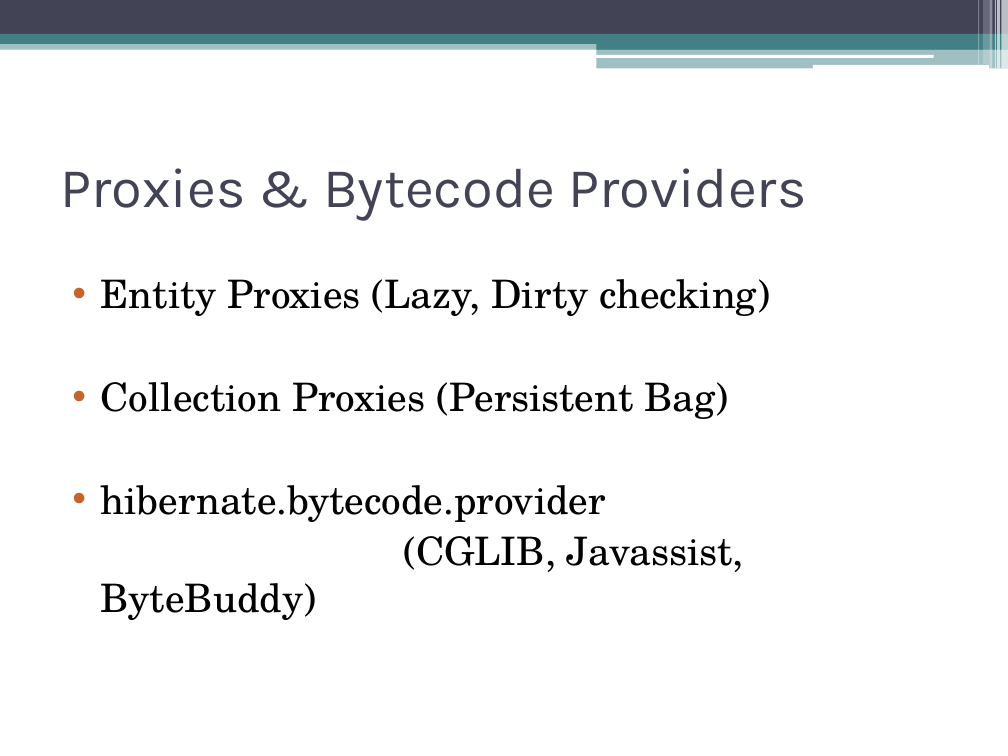
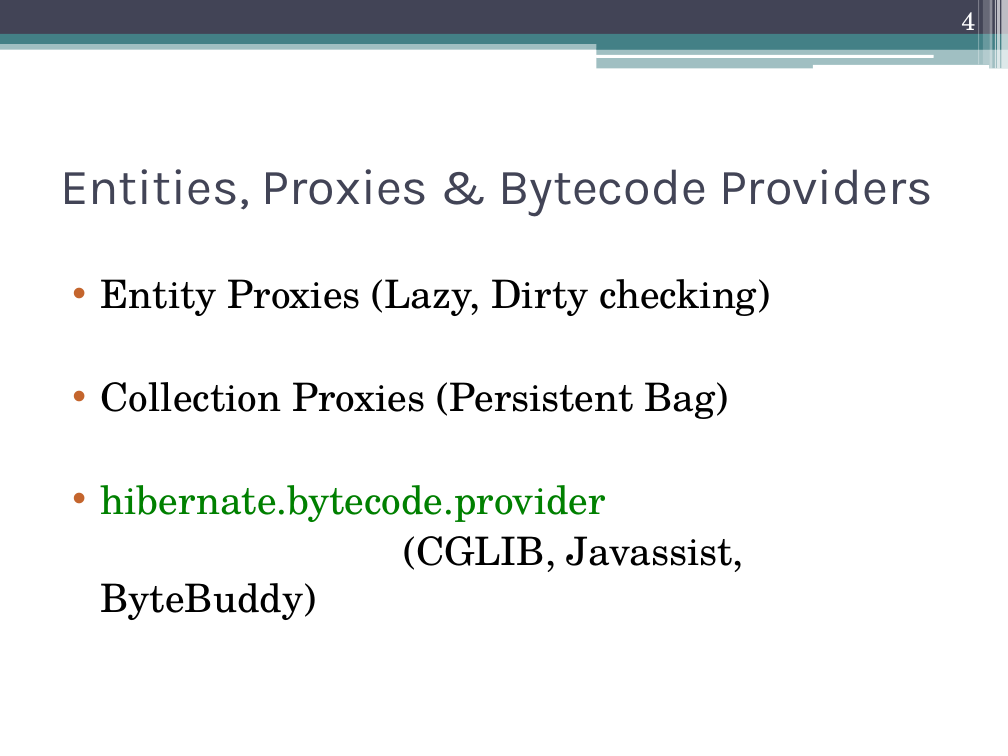
Before and after one commit to artem-emelin/hibernate-demo, a slide deck: slide 4 of stuff/Hibernate.pptx. Drawn at 1008x756 pixels with LibreOffice and Linux fonts; fonts in the diff are those of the drawing. Boxes give left, top, right and bottom in pixels: in the first picture for what was removed or moved away, otherwise in the second. Text is boxed around its words. In the diff, an @@ line names an element or a change of style, - is before the commit and + after.

```diff
--- a/stuff/Hibernate.pptx
+++ b/stuff/Hibernate.pptx
@@ page number added at bbox=[961, 12, 975, 38], 18 pt, text #FFFFFF @@
+4
@@ title at bbox=[60, 169, 933, 217]: text changed; size 40 to 36 pt @@
-Proxies & Bytecode Providers
+Entities, Proxies & Bytecode Providers
@@ text at bbox=[101, 485, 606, 522]: text colour #000000 to #008000 in "hibernate.bytecode.provider" @@
```
Also in this commit, not shown: 11 other slides changed.
